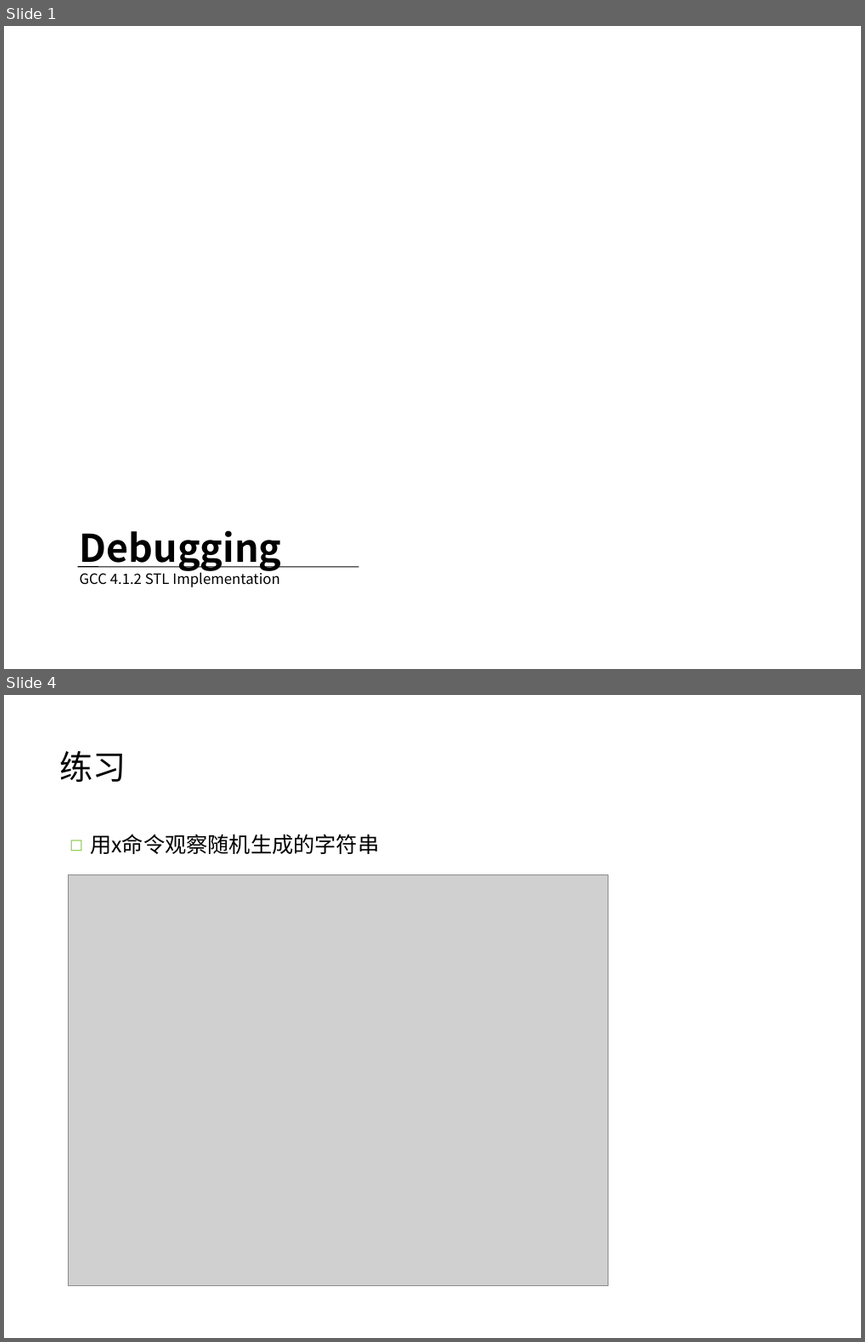
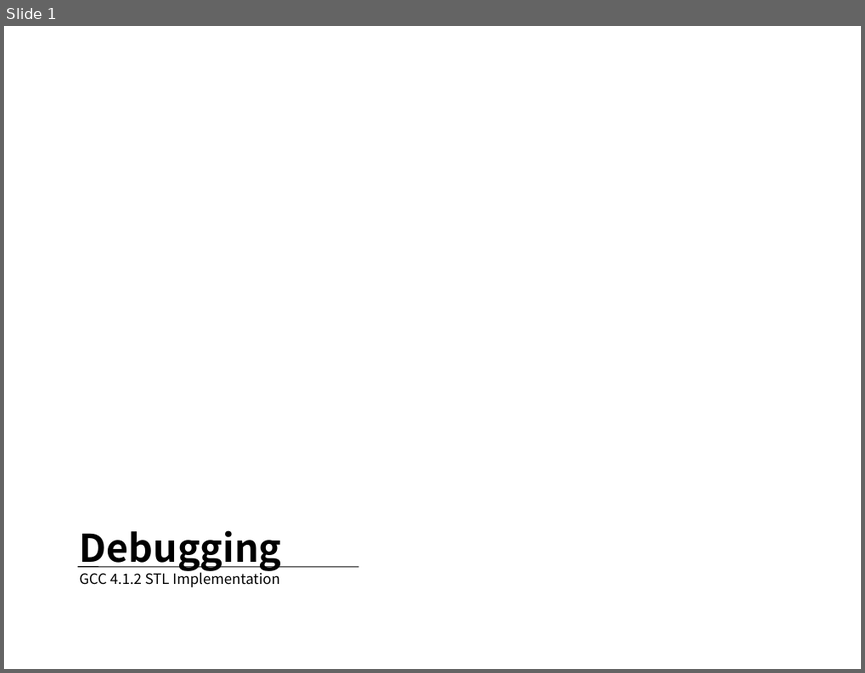
Before and after one commit to mir1128/GDBTraining, a slide deck: session2/Debugging Workshop 2.pptx. Shown one above the other, each under a label of ours: slides 1 and 4 before the commit, slide 1 after it; the slides between them are not shown. The pictures are 865x1342 and 865x673 pixels, drawn with LibreOffice and Linux fonts; fonts in the diff are those of the drawing; grey boxes stand for pictures; background and template pictures are left out. Boxes give left, top, right and bottom in pixels: in the first picture for what was removed or moved away, otherwise in the second. Text is boxed around its words. In the diff, an @@ line names an element or a change of style, - is before the commit and + after.

```diff
--- a/session2/Debugging Workshop 2.pptx
+++ b/session2/Debugging Workshop 2.pptx
@@ slide 4 removed at bbox=[4, 695, 861, 1338], background #FFFFFF @@
@@ text removed at bbox=[59, 751, 126, 782] @@
-练习
@@ text removed at bbox=[90, 834, 379, 854] @@
-◻ 用x命令观察随机生成的字符串
@@ picture removed at bbox=[69, 875, 608, 1287] @@
```
Also in this commit, not shown: 1 slide changed, 2 slides added, 9 other slides removed, 8 other files.
